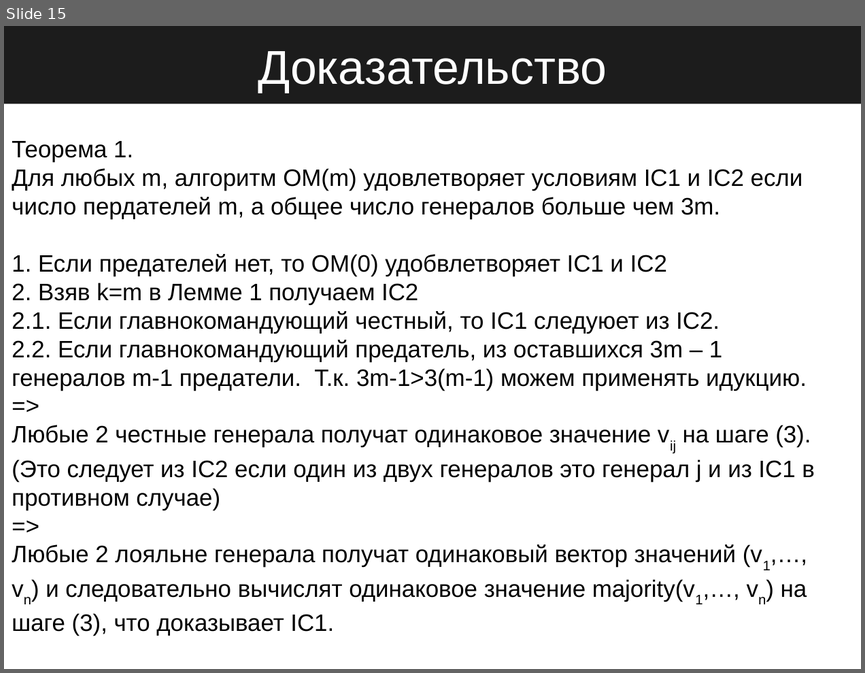
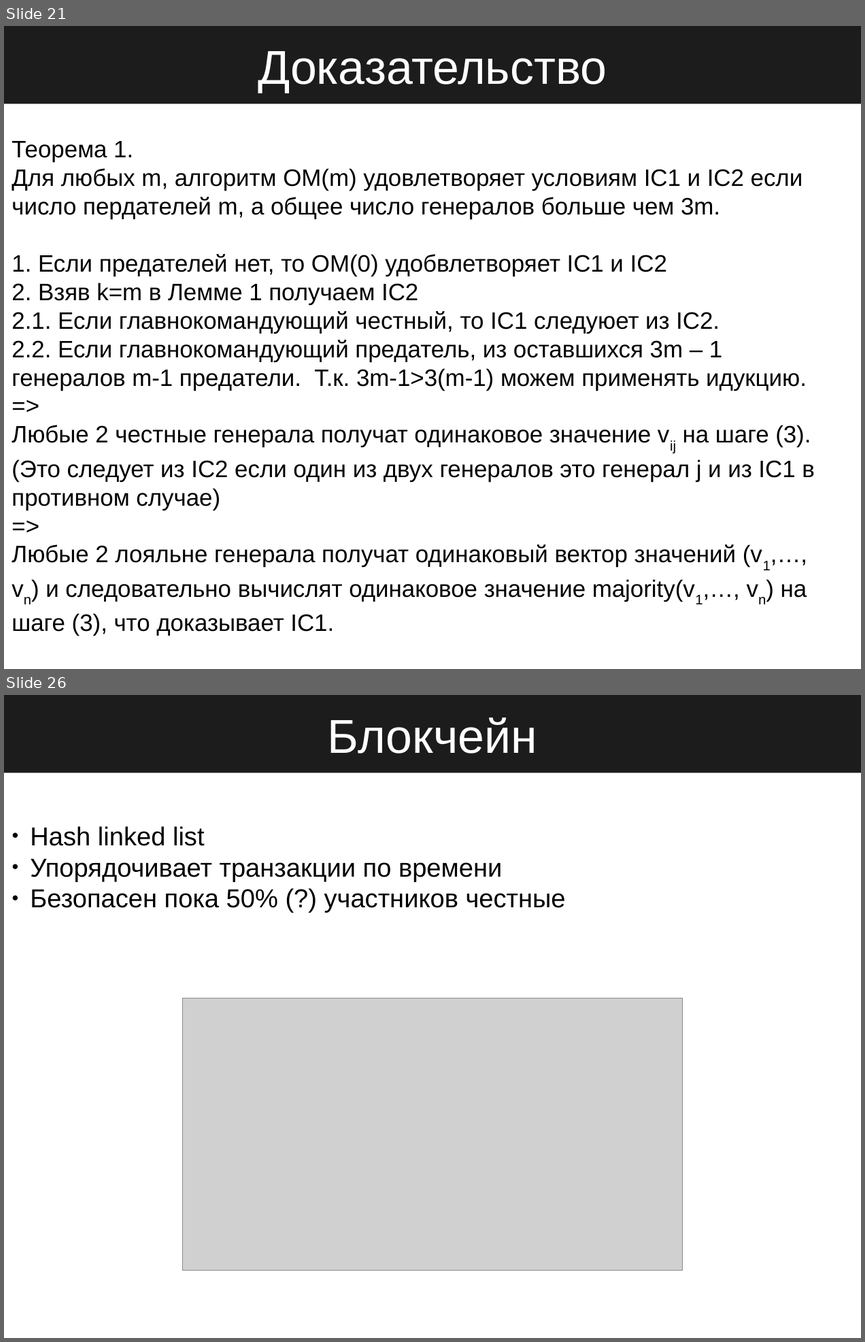
Before and after one commit to StateProof/blockchainClass, a slide deck: executive/1.Intro.odp. Shown one above the other, each under a label of ours: slide 15 before the commit, slides 21 and 26 after it; the slides between them are not shown. The pictures are 865x673 and 865x1342 pixels, drawn with LibreOffice and Linux fonts; fonts in the diff are those of the drawing; grey boxes stand for pictures. Boxes give left, top, right and bottom in pixels: in the first picture for what was removed or moved away, otherwise in the second. Text is boxed around its words. In the diff, an @@ line names an element or a change of style, - is before the commit and + after.

```diff
--- a/executive/1.Intro.odp
+++ b/executive/1.Intro.odp
@@ slide 26 added at <box>4,695,861,1338</box>, background #FFFFFF @@
@@ title added at <box>4,695,861,773</box>, fill #1C1C1C, 44 pt, text #FFFFFF @@
+Блокчейн
@@ subtitle added at <box>30,826,566,913</box>, 24 pt, text #000000 @@
+● Hash linked list
+● Упорядочивает транзакции по времени
+● Безопасен пока 50% (?) участников честные
@@ picture added at <box>183,998,683,1270</box> @@
@@ what was slide 15 is now slide 21 @@
```
Also in this commit, not shown: 3 slides changed, 18 other slides added, 2 slides removed, 4 other files.
